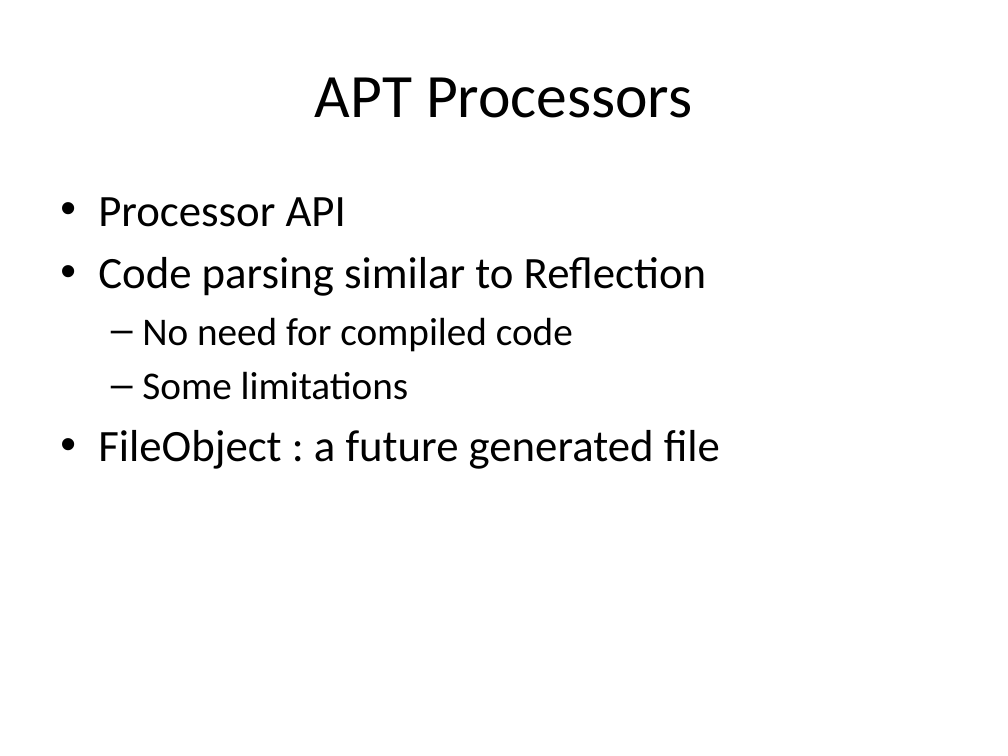
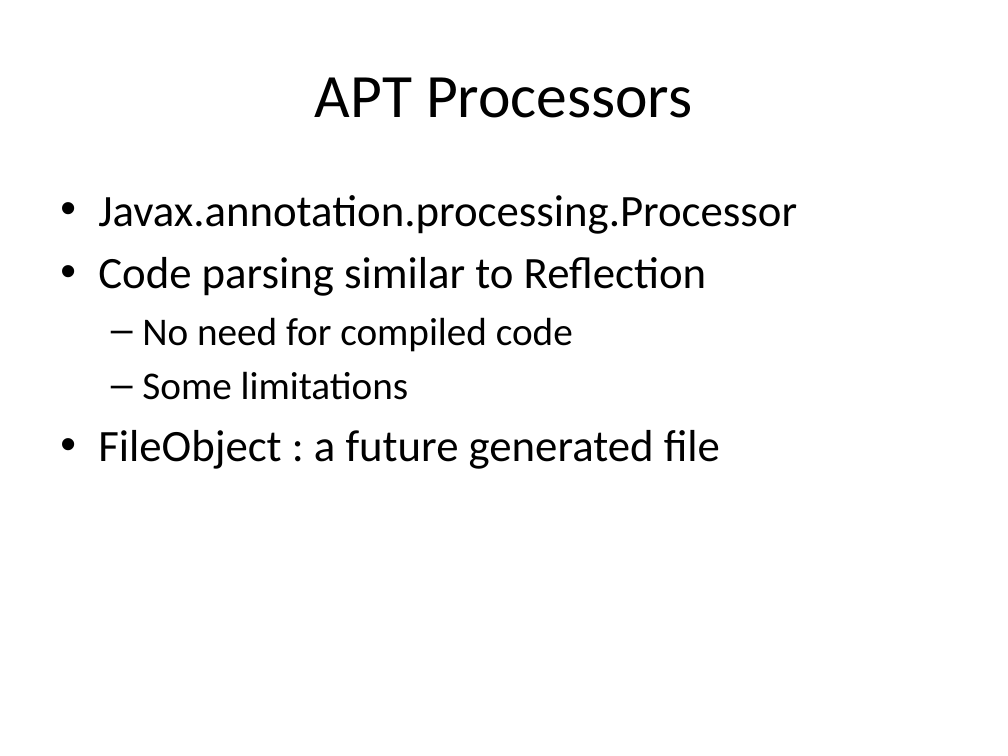
Before and after one commit to dbaeli/ez18n, a slide deck: slide 13 of ez18n-slides/javaone-2012/ez18n_javaone2012.pptx (slide 8 before the commit). Drawn at 1008x756 pixels with LibreOffice and Linux fonts; fonts in the diff are those of the drawing; background and template pictures are left out. Boxes give left, top, right and bottom in pixels: in the first picture for what was removed or moved away, otherwise in the second. Text is boxed around its words. In the diff, an @@ line names an element or a change of style, - is before the commit and + after.

```diff
--- a/ez18n-slides/javaone-2012/ez18n_javaone2012.pptx
+++ b/ez18n-slides/javaone-2012/ez18n_javaone2012.pptx
@@ text at bbox=[98, 195, 797, 234]: text changed @@
-• Processor API
+• Javax.annotation.processing.Processor
```
Also in this commit, not shown: 6 other slides changed, 4 slides added, 39 slides removed.
